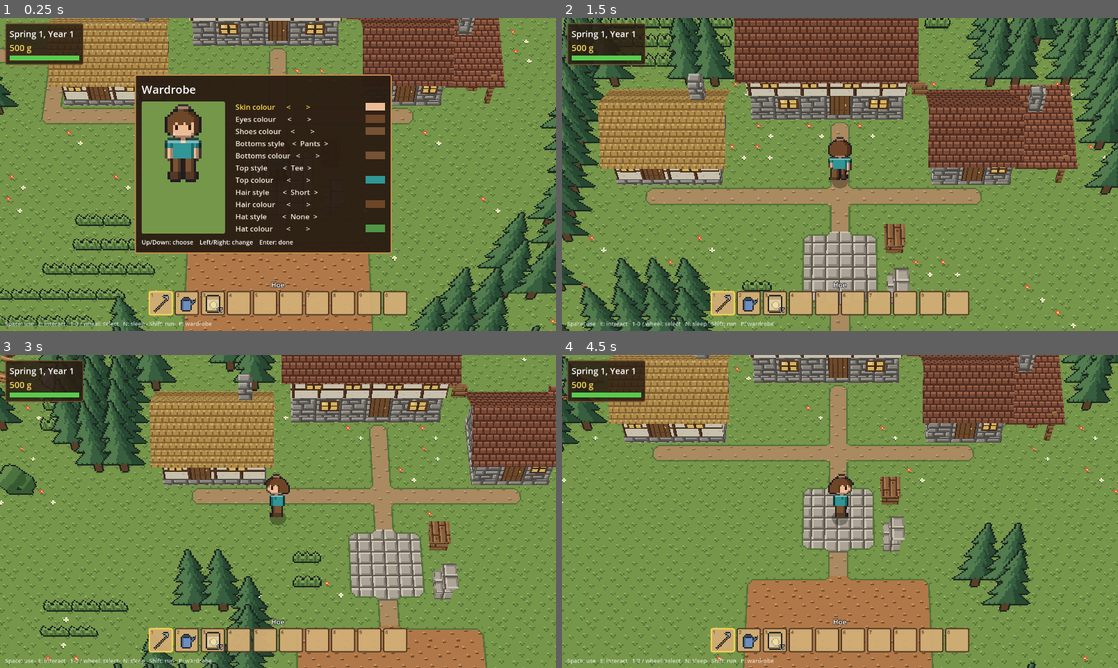
Above: before the commit, frames 1-4 (two rows, left to right).
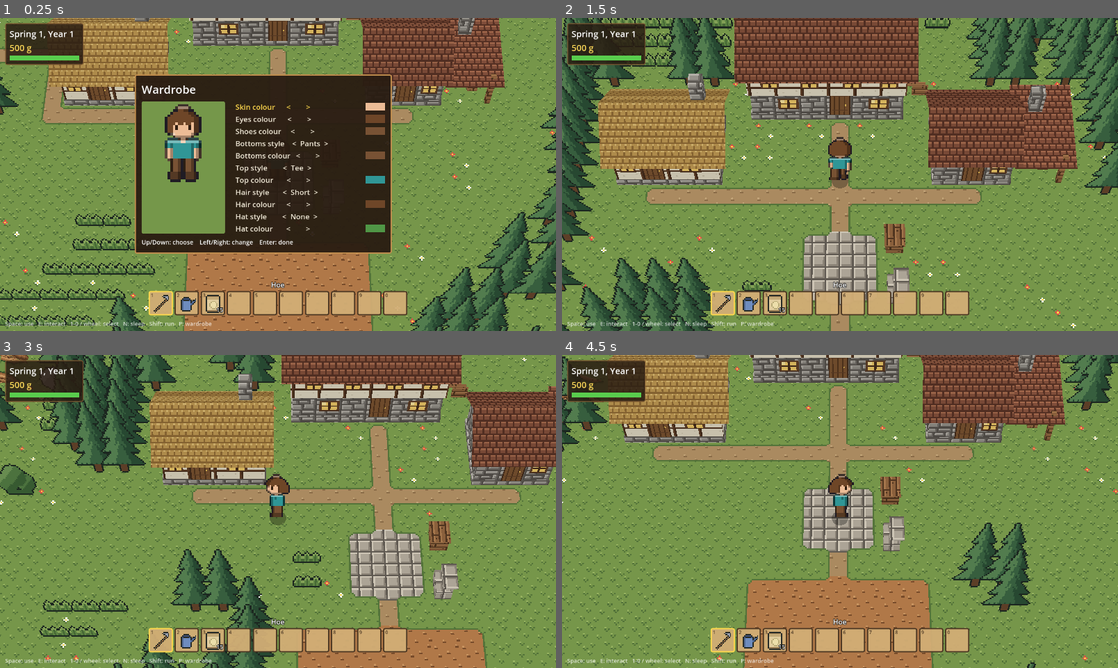
Above: after the commit, the same moments.

Repository: grimechristopher/procedural-game
Game: Godot game, scene res://scenes/main.tscn
Same seed, same stepped clock (60 frames per second), same inputs: the game is played once before the commit and once after it.
Inputs (mouse positions are in pixels of both pictures, inside the frame that each line leads up to):
- Up to frame 1 (0.25 s): no input
- Up to frame 2 (1.5 s): tap Enter (ui_accept) at 0.5, 0.77 s; move the mouse to (812, 237) at 0.52 s; hold R (regenerate) 0.53-1.28 s; hold W (move_up) from 0.53 s (still down); click (812, 237) at 0.67 s; tap Shift (run) at 0.8, 1.35 s; move the mouse to (1006, 221) at 1.27 s
- Up to frame 3 (3 s): tap Enter (ui_accept) at 1.52 s; tap R (regenerate) at 1.55 s; move the mouse to (111, 464) at 2.02 s; release W (move_up) at 2.03 s; hold Mouse wheel down (hotbar_next) 2.03-2.78 s; hold A (move_left) from 2.03 s (still down); tap Shift (run) at 2.3 s; move the mouse to (305, 511) at 2.77 s; tap Mouse wheel up (hotbar_prev) at 2.85 s; click (305, 511) at 2.92 s
- Up to frame 4 (4.5 s): tap Enter (ui_accept) at 3.02, 3.77 s; tap R (regenerate) at 3.05, 4.35 s; move the mouse to (756, 433) at 3.52 s; release A (move_left) at 3.53 s; hold S (move_down) 3.53-4.28 s; hold E (interact) 3.53-4.28 s; tap Shift (run) at 3.8 s; move the mouse to (962, 495) at 4.27 s; hold D (move_right) from 4.28 s (still down)

The runs differ from the first frame. In frame 1, 0.3% of the frame differs, in the area x 0-100%, y 1-99%; in frame 2, less than 0.1%; in frame 3, less than 0.1%; in frame 4, less than 0.1%.

Commit message:
Generator rework: whole blocks, illegal pieces fixed, no rock tops
Terrain is whole blocks only (no half cliffs). The elevation is smoothed
before rounding, tiny patches are merged into the land round them, and
knobs, pits, fins, slots and checkerboards are fixed before building and
again after tall slopes are laid out. Every one-block step gets its slope
after joining, then joining runs again. No decorative ramps. High ground
is grass (rock_level off).

Co-Authored-By: Claude Opus 5.5 <noreply@anthropic.com>
Claude-Session: https://claude.ai/code/session_01QBAyNdiLYtBbpQzeaWaTYf

Diff:
--- a/scripts/world.gd
+++ b/scripts/world.gd
@@ -172,15 +172,19 @@
 ## How far either side of a cell its slope is measured, so patches of
 ## cliffs come out whole rather than speckled.
 const STEEP_REACH := 2
+## How far round each cell the elevation is averaged (see _blur).
+const SMOOTHING := 2
+## The fewest cells a patch of ground at its own height may have.
+const MIN_REGION := 16
 ## Walls this many blocks tall or more stand vertical (a large cliff);
 ## lower ones slope.
 const LARGE_CLIFF := 3
 ## Highest ground, in blocks.
 const MAX_HEIGHT := 10
 ## Ground this many blocks high or higher is bare rock.
-@export var rock_level := 5
+@export var rock_level := 99
 ## Chance a usable cliff step gets a ramp up it, before the connectivity pass.
-const RAMP_CHANCE := 0.03
+const RAMP_CHANCE := 0.0
 ## Cells to either side of a ramp kept clear of other ramps.
 const RAMP_GAP := 2
 ## Unreachable pockets this small (cells) get levelled if no ramp fits
@@ -242,7 +246,14 @@
 	spawn_cell = map_size / 2
 
 	var heights := _shape_heights(terrain)
-	_slope_walls(terrain, heights)
+	# Building tall slopes out over the ground can leave illegal pieces;
+	# fix them and pick the slopes again.
+	for i in 4:
+		_slope_walls(terrain, heights)
+		var fixed := _legalize(heights)
+		_terrace(heights)
+		if fixed == 0:
+			break
 	_build_terrain(terrain, heights)
 
 	var reserved := {}
@@ -263,6 +274,8 @@
 	_place_scenery(terrain, heights, reserved)
 	_smooth_fins(heights, reserved)
 	_connect_everything(heights, reserved)
+	if _dress_banks(heights, reserved) > 0:
+		_connect_everything(heights, reserved)
 	_fill_bank_notches(heights, reserved)
 	_check_wedges(heights)
 	_bury_covered_blocks()
@@ -302,6 +315,7 @@
 				e = lerpf(0.25, e, smoothstep(0.0, 1.0, (edge - COAST_WATER - COAST_BEACH) / ISLAND_FALLOFF))
 			var d := Vector2(x, z).distance_to(Vector2(spawn_cell))
 			elevation[z * map_size.x + x] = lerpf(0.25, e, smoothstep(SETTLEMENT_RADIUS, SETTLEMENT_RADIUS + SETTLEMENT_BLEND, d))
+	elevation = _blur(elevation, SMOOTHING)
 	for z in map_size.y:
 		for x in map_size.x:
 			var i := z * map_size.x + x
@@ -311,7 +325,7 @@
 			if terrain.near_fault(x, z):
 				# An escarpment: one wall, its full height.
 				tiers = maxi(tiers, int(Terrain.FAULT_HEIGHT))
-			_max_drop[i] = 2 * tiers if tiers > 0 else 1
+			_max_drop[i] = 2 * maxi(tiers, 1)
 	for z in map_size.y:
 		for x in map_size.x:
 			var i := z * map_size.x + x
@@ -323,17 +337,131 @@
 				# ground rises in tall walls with wide shelves between.
 				var tiers := _max_drop[i] / 2
 				heights[i] = 2 * mini(floori(e / tiers) * tiers, MAX_HEIGHT)
-			elif _beside_cliffs(Vector2i(x, z)):
-				# Half cliffs give way beside full ones, rather than leaving
-				# half-block shelves squeezed between them.
+			else:
 				heights[i] = 2 * mini(floori(e), MAX_HEIGHT)
-			else:
-				heights[i] = mini(floori(e * 2.0), MAX_HEIGHT * 2)
 	_terrace(heights)
 	for i in 3:
 		_despeckle(heights)
 		_terrace(heights)
+	for i in 10:
+		var fixed := _merge_small_regions(heights) + _legalize(heights)
+		_terrace(heights)
+		if fixed == 0:
+			break
 	return heights
+
+
+## The elevation averaged over a square (2 * r + 1 cells across) round
+## each cell, so contours run smoothly instead of wiggling cell to cell.
+## (Water stays water.)
+func _blur(src: PackedFloat32Array, r: int) -> PackedFloat32Array:
+	var out := src.duplicate()
+	for z in map_size.y:
+		for x in map_size.x:
+			var i := z * map_size.x + x
+			if src[i] < 0.0:
+				continue
+			var sum := 0.0
+			var n := 0
+			for dz in range(-r, r + 1):
+				for dx in range(-r, r + 1):
+					var c := Vector2i(x + dx, z + dz)
+					if c.x < 0 or c.y < 0 or c.x >= map_size.x or c.y >= map_size.y:
+						continue
+					sum += maxf(src[c.y * map_size.x + c.x], 0.0)
+					n += 1
+			out[i] = sum / n
+	return out
+
+
+## Rule: no tiny patches of ground at their own height. Each connected
+## patch of one height smaller than MIN_REGION cells takes the height most
+## of its border meets. Returns how many cells changed.
+func _merge_small_regions(heights: PackedInt32Array) -> int:
+	var label := PackedInt32Array()
+	label.resize(map_size.x * map_size.y)
+	label.fill(-1)
+	var changed := 0
+	for start in heights.size():
+		if label[start] != -1 or heights[start] < 0:
+			continue
+		var h := heights[start]
+		var cells: Array[int] = [start]
+		label[start] = start
+		var k := 0
+		var votes := {}
+		while k < cells.size():
+			var i := cells[k]
+			k += 1
+			var c := Vector2i(i % map_size.x, i / map_size.x)
+			for d in ORTHOGONAL:
+				var n := c + d
+				if n.x < 0 or n.y < 0 or n.x >= map_size.x or n.y >= map_size.y:
+					continue
+				var j := n.y * map_size.x + n.x
+				if heights[j] == h:
+					if label[j] == -1:
+						label[j] = start
+						cells.append(j)
+				elif heights[j] >= 0:
+					votes[heights[j]] = votes.get(heights[j], 0) + 1
+		if cells.size() >= MIN_REGION or votes.is_empty():
+			continue
+		var best := -1
+		for v in votes:
+			if best == -1 or votes[v] > votes[best]:
+				best = v
+		for i in cells:
+			heights[i] = best
+		changed += cells.size()
+	return changed
+
+
+## Fixes the illegal pieces in the heights (see documentation/terrain):
+## one-cell knobs and pits, one-cell fins (ridges) and slots (trenches,
+## the foot of two facing slopes), and checkerboards (same-height cells
+## touching only at a corner), each by bringing the cell to its
+## neighbours' level. Returns how many it changed.
+func _legalize(heights: PackedInt32Array) -> int:
+	var changed := 0
+	for z in map_size.y:
+		for x in map_size.x:
+			var c := Vector2i(x, z)
+			var i := z * map_size.x + x
+			var h := heights[i]
+			if h < 0:
+				continue
+			var nb: Array[int] = []
+			for d in ORTHOGONAL:
+				nb.append(_height_at(heights, c + d))
+			var to := h
+			# ORTHOGONAL is up, down, left, right: opposite pairs 0-1, 2-3.
+			for pair in [[0, 1], [2, 3]]:
+				var a: int = nb[pair[0]]
+				var b: int = nb[pair[1]]
+				if a < 0 or b < 0:
+					continue
+				if a < h and b < h:
+					to = mini(to, maxi(a, b))
+				elif a > h and b > h:
+					to = maxi(to, mini(a, b))
+			if to == h:
+				for q in DIAGONAL:
+					var ha := _height_at(heights, c + Vector2i(q.x, 0))
+					var hb := _height_at(heights, c + Vector2i(0, q.y))
+					if _height_at(heights, c + q) == h and ha >= 0 and hb >= 0 and ha != h and hb != h:
+						# Join the corner: the higher of the two in between
+						# comes to this level (or this one up to it).
+						if maxi(ha, hb) > h:
+							to = mini(ha, hb) if mini(ha, hb) > h else h
+						if to == h:
+							heights[(c + Vector2i(q.x, 0)).y * map_size.x + c.x + q.x] = h
+							changed += 1
+						break
+			if to != h:
+				heights[i] = to
+				changed += 1
+	return changed
 
 
 ## Cliffs for steep ground, however gentle its style: half cliffs there
@@ -489,8 +617,8 @@
 				# Rule: slopes are the default, HGSS style. Walls stand
 				# vertical only for a reason: a fault's escarpment (lore), a
 				# large cliff, or no room in front for the slope (below).
-				if drop >= 2 and drop % 2 == 0 and drop < LARGE_CLIFF * 2 \
-						and not terrain.near_fault(x, z):
+				if drop == 2 or (drop > 2 and drop % 2 == 0 and drop < LARGE_CLIFF * 2 \
+						and not terrain.near_fault(x, z)):
 					_slope_sides[z * map_size.x + x] |= 1 << b
 	# Grow the staircases a step at a time.
 	for step in 8:
@@ -892,6 +1020,33 @@
 	_restore_banks(surface, heights)
 
 
+## Rule: every step a block high slopes. After the heights have changed
+## (corridors, levelled pockets), gives each such step without one its
+## bank, if the cell at its foot can take one. (Joining up again after it
+## swaps any that cut ground off for ramps.) Returns how many it placed.
+func _dress_banks(heights: PackedInt32Array, reserved: Dictionary) -> int:
+	var placed := 0
+	var settled := SETTLEMENT_RADIUS + 2.0
+	for z in map_size.y:
+		for x in map_size.x:
+			var r := Vector2i(x, z)
+			var h := heights[z * map_size.x + x]
+			if h < 0 or h % 2 == 1 or reserved.has(r) or _ramp_near_cell(r) \
+					or Vector2(r).distance_to(Vector2(spawn_cell)) < settled \
+					or not _bank_foot(r, h, heights):
+				continue
+			var below_cliff := false
+			for d in ORTHOGONAL:
+				var n := r + d
+				if _height_at(heights, n) == h + 2 and not _ramp_near_cell(n) \
+						and get_cell_item(Vector3i(n.x, h / 2, n.y)) in [Tile.FULL, Tile.ROCK]:
+					below_cliff = true
+			if below_cliff and get_cell_item(Vector3i(x, h / 2, z)) == INVALID_CELL_ITEM:
+				set_cell_item(Vector3i(x, h / 2, z), Tile.BANK)
+				placed += 1
+	return placed
+
+
 ## Puts back the banks _join took away (to climb the cliff behind them)
 ## where nothing came of it: no ramp took their place and every bit of
 ## ground reached without them is still reached with them.
Not shown, changed: documentation/terrain/README.md
